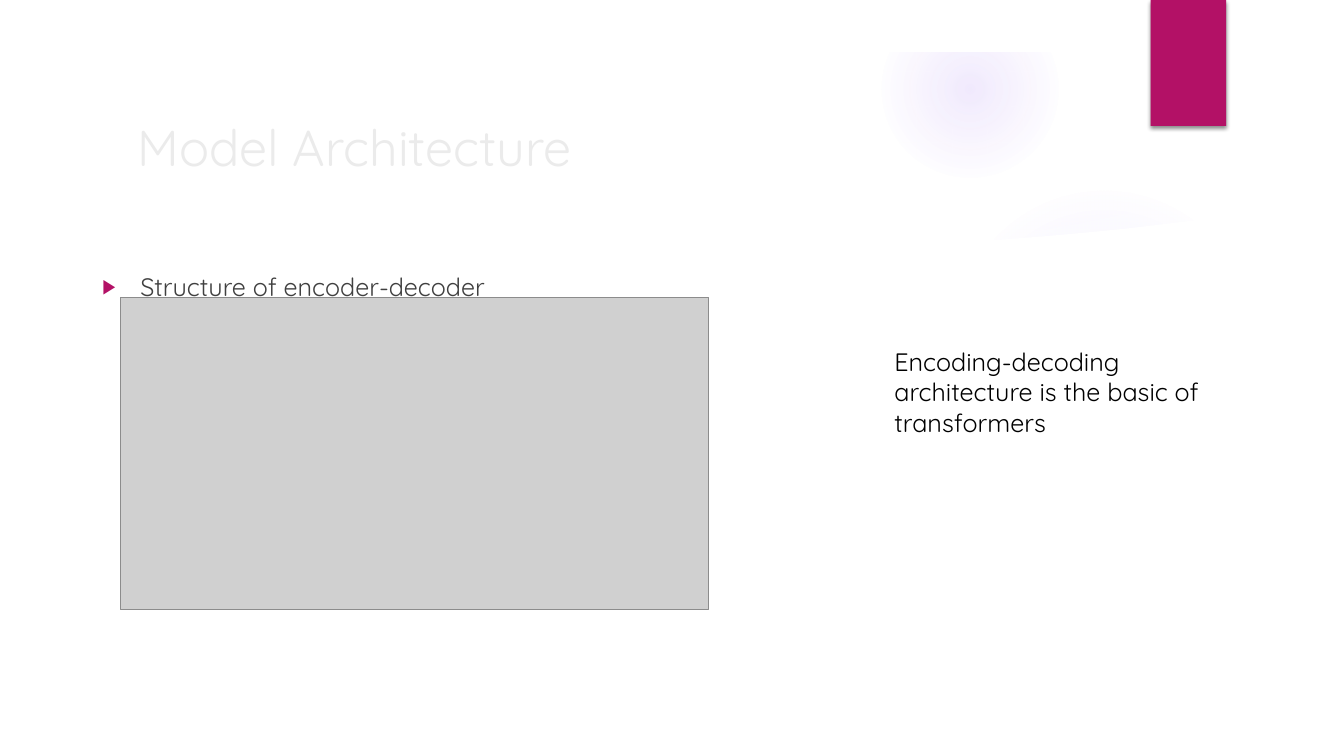
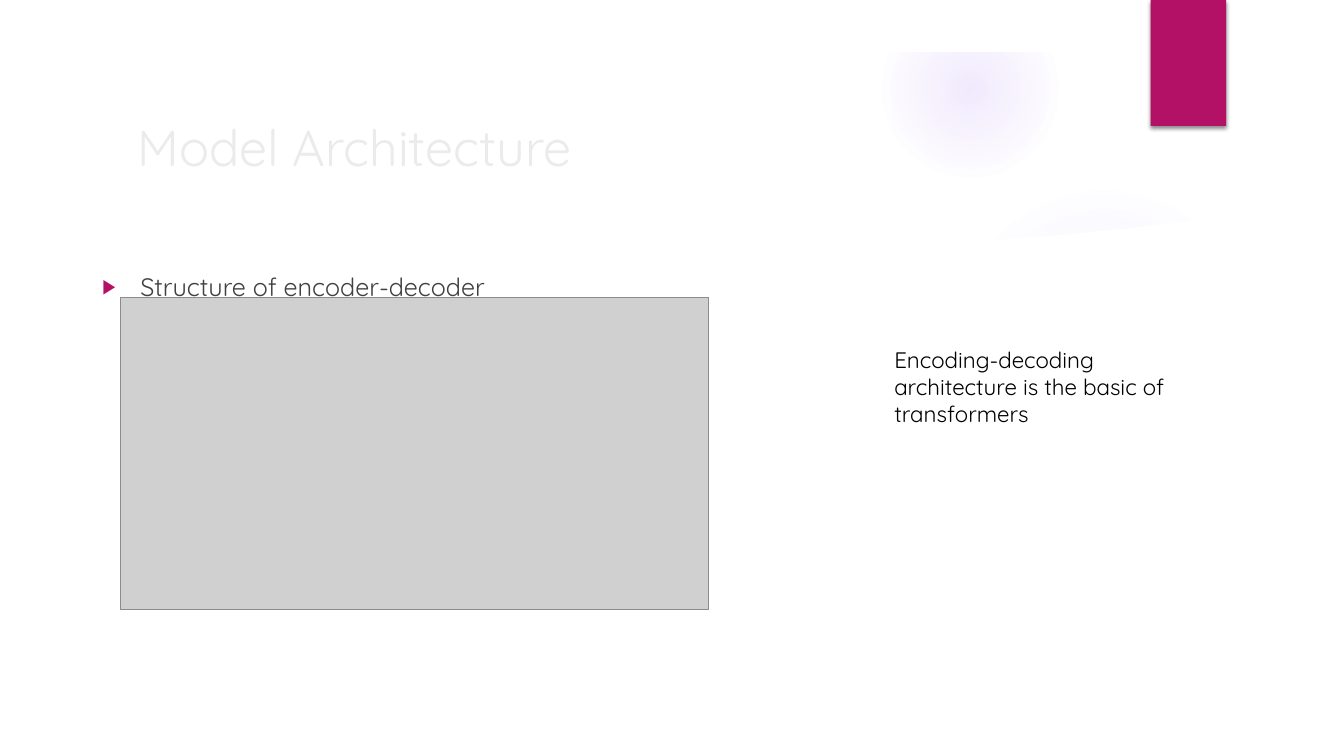
Before and after one commit to erdeq-upenn/code_public, a slide deck: slide 6 of slides/Transformer Review.pptx (slide 5 before the commit). Drawn at 1344x756 pixels with LibreOffice and Linux fonts; fonts in the diff are those of the drawing; grey boxes stand for pictures; background and template pictures are left out. Boxes give left, top, right and bottom in pixels: in the first picture for what was removed or moved away, otherwise in the second. Text is boxed around its words. In the diff, an @@ line names an element or a change of style, - is before the commit and + after.

Commit message:
transformer

```diff
--- a/slides/Transformer Review.pptx
+++ b/slides/Transformer Review.pptx
@@ text "Encoding-decoding architecture is the basic ..." at bbox=[894, 351, 1164, 423]: size 18 to 16 pt @@
```
Also in this commit, not shown: 3 other slides changed, 2 slides added, 1 other file.
